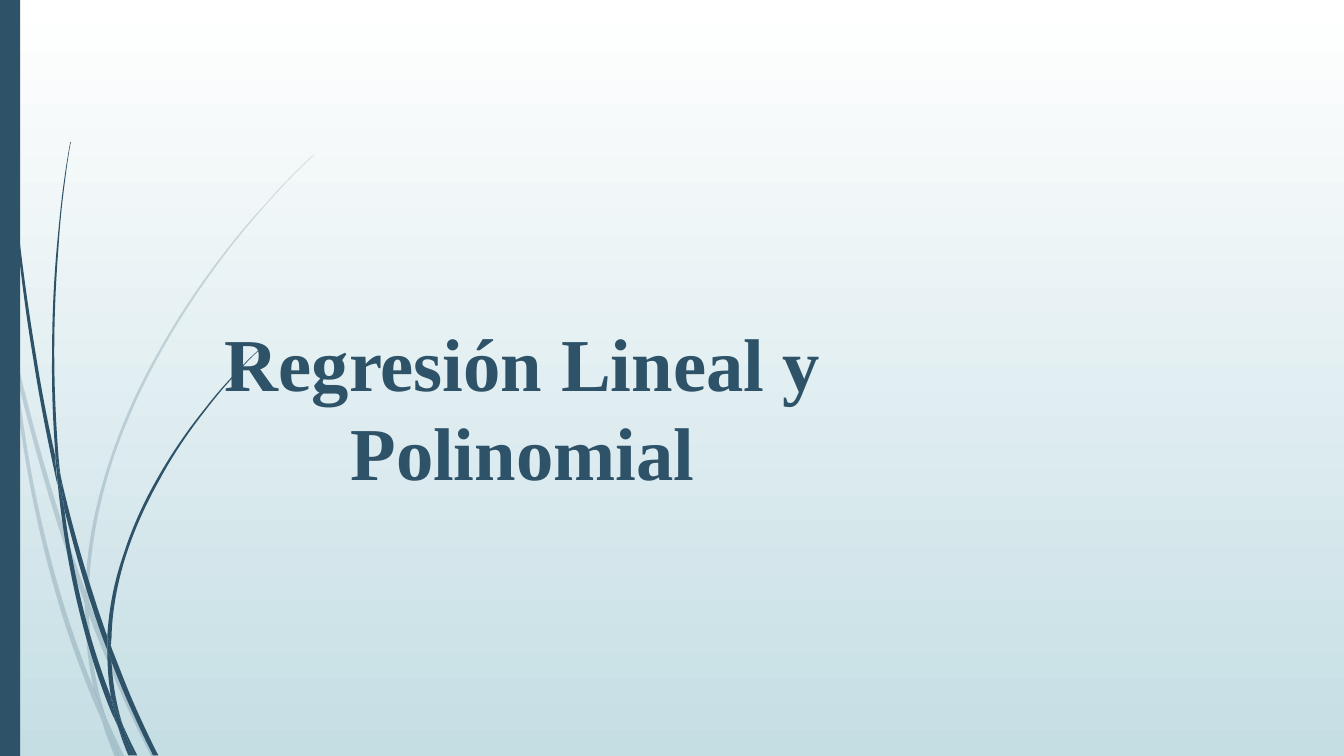
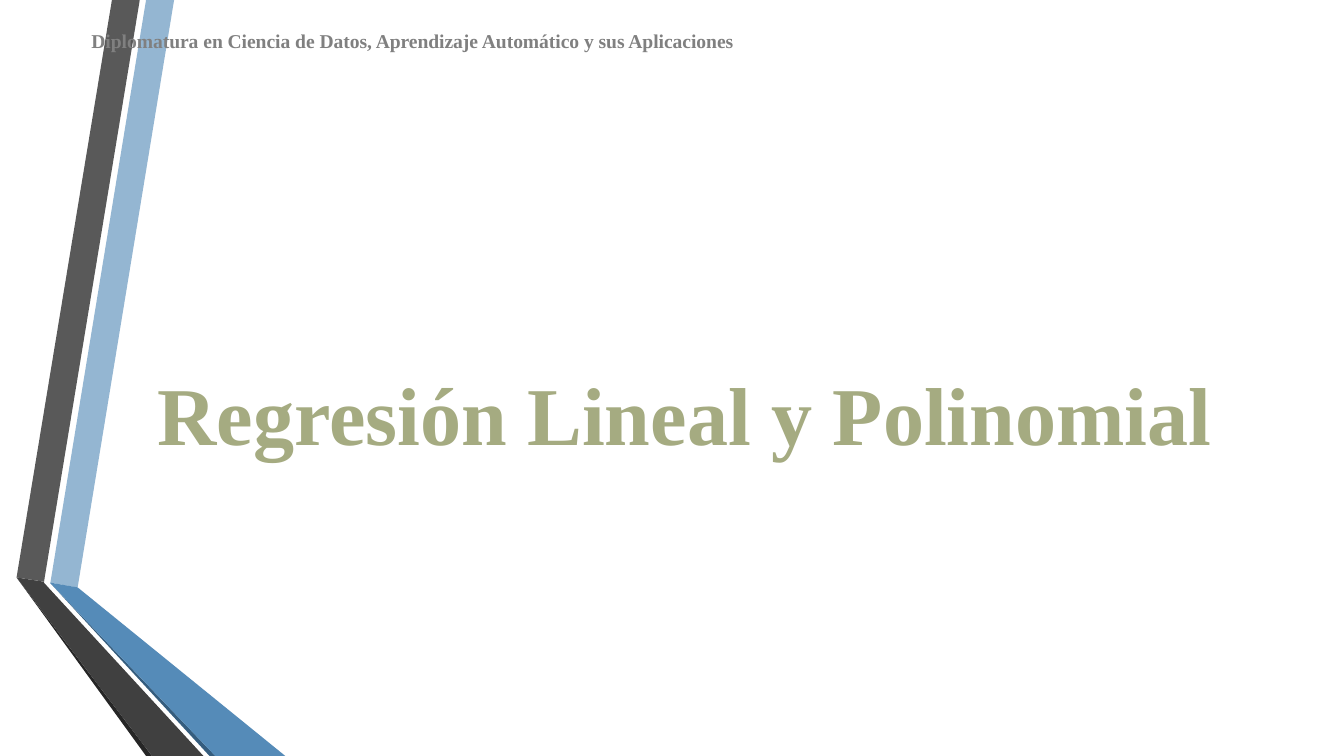
Before and after one commit to DiploDatos/AprendizajeSupervisado, a slide deck: slide 16 of Teórico/Aprendizaje Supervisado - Clase I.ppsx (slide 17 before the commit). Drawn at 1344x756 pixels with LibreOffice and Linux fonts; fonts in the diff are those of the drawing; background and template pictures are left out. Boxes give left, top, right and bottom in pixels: in the first picture for what was removed or moved away, otherwise in the second. Text is boxed around its words. In the diff, an @@ line names an element or a change of style, - is before the commit and + after.

```diff
--- a/Teórico/Aprendizaje Supervisado - Clase I.ppsx
+++ b/Teórico/Aprendizaje Supervisado - Clase I.ppsx
@@ background gradient #FFFFFF to #C5DEE5 to picture (left out) @@
@@ rectangle removed at <box>0,0,20,755</box> @@
@@ freeform shape: place and size @@
-freeform shape at <box>51,142,70,476</box>
+freeform shape at <box>16,0,140,582</box>
@@ freeform shape at <box>16,0,140,582</box>: fill #2E5369 to #595959 @@
@@ freeform shape added at <box>51,0,175,587</box>, fill #94B6D2 @@
@@ text added at <box>91,33,733,53</box>, 10.5 pt, text #808080, bold @@
+Diplomatura en Ciencia de Datos, Aprendizaje Automático y sus Aplicaciones
@@ title "Regresión Lineal y Polinomial": place and size @@
-title "Regresión Lineal y Polinomial" at <box>225,339,820,481</box>
+title "Regresión Lineal y Polinomial" at <box>157,388,1211,460</box>
@@ title "Regresión Lineal y Polinomial" at <box>157,388,1211,460</box>: size 40 to 44 pt, text colour #2E5369 to #A5AB81, letter outline none to #355D7E 0.75 pt; vertical alignment bottom to middle @@
@@ freeform shape: place and size @@
-freeform shape at <box>85,603,106,716</box>
+freeform shape at <box>16,578,152,756</box>
@@ freeform shape at <box>16,578,152,756</box>: fill #2E5369 at 20% opacity to #262626 @@
@@ freeform shape added at <box>16,578,203,756</box>, fill #404040 @@
@@ freeform shape: place and size @@
-freeform shape at <box>89,601,156,756</box>
+freeform shape at <box>51,583,216,756</box>
@@ freeform shape at <box>51,583,216,756</box>: fill #2E5369 at 20% opacity to #355D7E @@
@@ freeform shape added at <box>51,583,286,756</box>, fill #558BB8 @@
@@ group removed at <box>0,155,314,756</box>: 8 freeform shapes @@
@@ group removed at <box>3,0,263,756</box>: 11 freeform shapes @@
```
Also in this commit, not shown: 27 other slides changed, 11 slides added, 14 slides removed, 4 other files.
